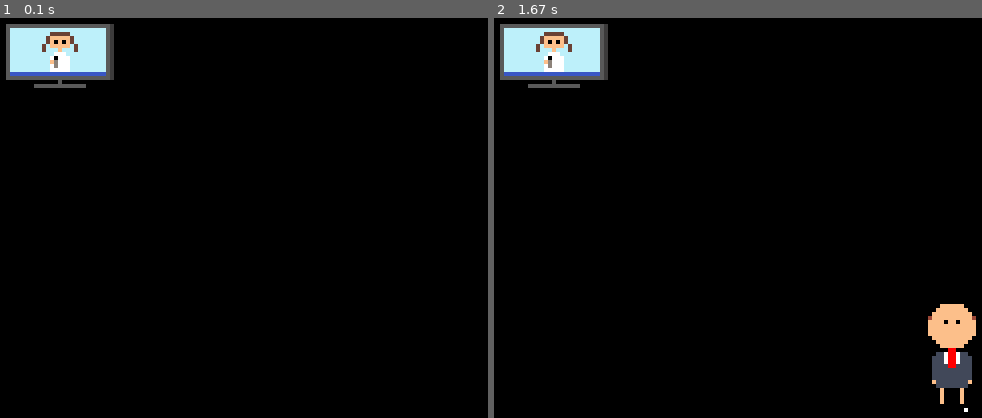
Above: before the commit, frames 1-2 (left to right).
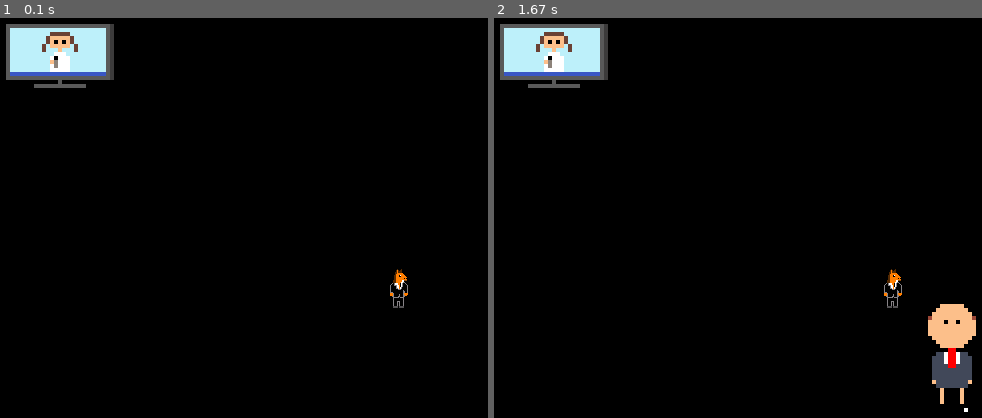
Above: after the commit, the same moments.

Repository: ShortBoiAidz/horse-tales
Game: pygame game, started from game.py
The game is run twice, just before and just after one commit, with the same random seed, the same clock (stepped at 60 frames per second) and the same inputs.
Inputs:
- Up to frame 1 (0.1 s): no input
- Up to frame 2 (1.67 s): tap G at 0.33 s

The runs differ from the first frame. In frame 1, 0.2% of the frame differs, in the area x 79-84%, y 62-73%; in frame 2, 0.2%.

Commit message:
Implement player movement and update logic in Player class

Diff:
--- a/data/components/player.py
+++ b/data/components/player.py
@@ -7,8 +7,10 @@
 		self.image = pg.image.load(image)
 		self.rect = self.image.get_rect(center=(self.x, self.y))
 
-	def move(self, dx, dy):
-		pass
+	def update(self):
+		for event in pg.event.get():
+			if event.type == pg.KEYDOWN and event.type == pg.K_LEFT:
+				self.image = pg.image.load("assets/textures/characters/player/walk1.png") # This doesnt really work
 
 	def draw(self, screen):
 		screen.blit(self.image, self.rect.topleft)
--- a/game.py
+++ b/game.py
@@ -10,17 +10,19 @@
 GAME_NAME = "Horse Tale"
 
 def init_pygame():
-	global carleigheSmirk, danielPrank
+	global carleigheSmirk, danielPrank, playerObject
 
 	screen = pg.display.set_mode((WIDTH, HEIGHT))
 
 	carleigheSmirk = characters.Smirk()
 	danielPrank = characters.Prank()
+	playerObject = player.Player("assets/textures/characters/player/idle.png")
 
 	pg.init()
 	pg.display.set_caption(GAME_NAME)
 
 	carleigheSmirk.draw(screen)
+	playerObject.draw(screen)
 
 	return screen
 
@@ -38,7 +40,7 @@
 			characters.Smirk.dialog()
 
 def process_logic():
-	pass
+	playerObject.update()
 
 def draw_game():
 	pg.display.flip()
